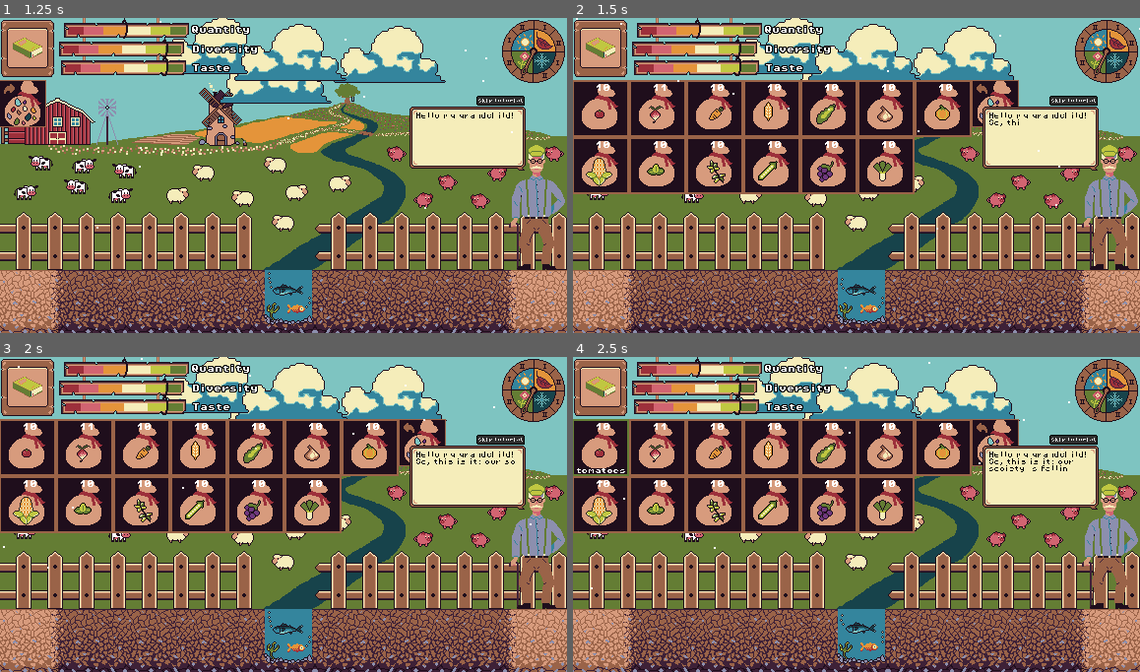
Above: before the commit, frames 1-4 (two rows, left to right).
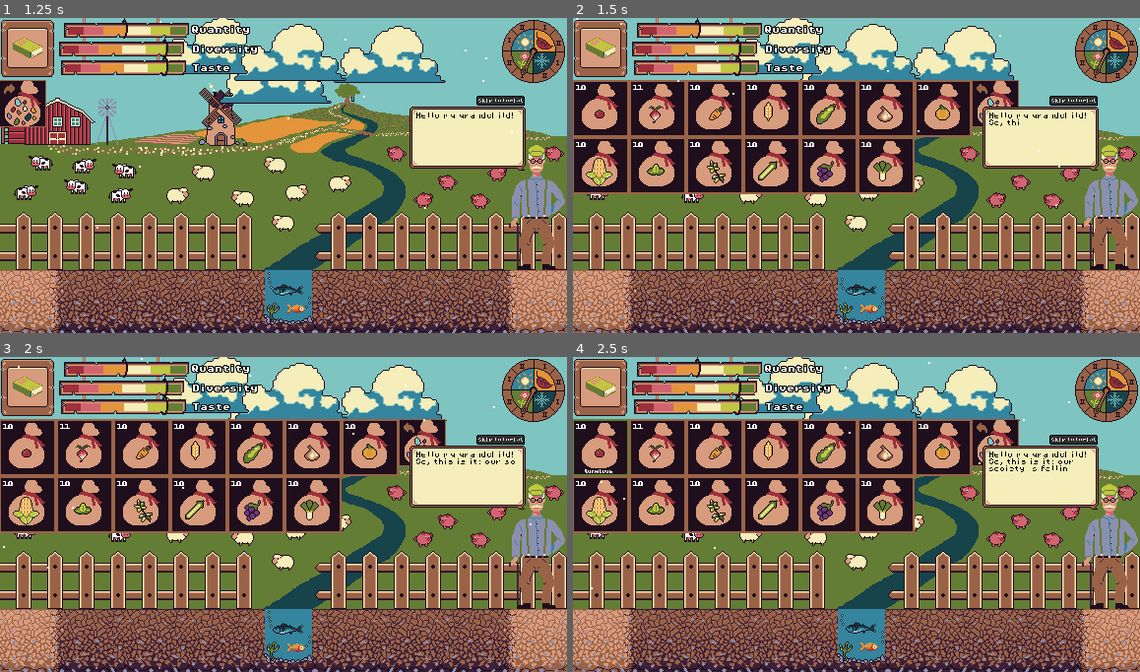
Above: after the commit, the same moments.

Repository: JustAlternate/Regenerative_Game_Jam
Game: Godot game, scene res://Scenes/menu.tscn
Two runs of this game, one before a commit and one after it. Both use one fixed random seed, a clock stepped at 60 frames per second and the inputs below.
Inputs (mouse positions are in pixels of both pictures, inside the frame that each line leads up to):
- Up to frame 1 (1.25 s): click "Play" at 0.5 s
- Up to frame 2 (1.5 s): click (595, 103) at 1.25 s
- Up to frame 3 (2 s): no input
- Up to frame 4 (2.5 s): click "10" at 2 s

Frame 1 is identical in both runs. In frame 2, 0.6% of the frame differs, in the area x 0-67%, y 20-42%; in frame 3, 0.6%; in frame 4, 0.6%.

Commit message:
little fix

Diff:
--- a/Scenes/seed_container.tscn
+++ b/Scenes/seed_container.tscn
@@ -1,33 +1,32 @@
 [gd_scene load_steps=14 format=3 uid="uid://y7p56ox4gd3m"]
 
-[ext_resource type="Texture2D" uid="uid://q826660poqfo" path="res://Assets/sprites/seed_drawer/container_background.png" id="1_qdf2a"]
-[ext_resource type="Texture2D" uid="uid://iypy24yjk1fb" path="res://Assets/sprites/plant/carrot_1.png" id="2_1kcd3"]
+[ext_resource type="Texture2D" uid="uid://bctmb6og8b201" path="res://Assets/sprites/seed_drawer/container_background.png" id="1_qdf2a"]
+[ext_resource type="Texture2D" uid="uid://fhgk07p4pmrr" path="res://Assets/sprites/plant/carrot_1.png" id="2_1kcd3"]
 [ext_resource type="Script" path="res://Scripts/seed_container.gd" id="2_kilvm"]
-[ext_resource type="Texture2D" uid="uid://e5mytk4gvkgx" path="res://Assets/sprites/seed_drawer/container_selected.png" id="2_ndrbk"]
-[ext_resource type="Texture2D" uid="uid://b5m7bonb8boaq" path="res://Assets/Plant/sprite-sac.png" id="4_e1de4"]
-[ext_resource type="PackedScene" path="res://Scenes/sound_pool.tscn" id="5_ljx6v"]
-[ext_resource type="FontFile" uid="uid://bc1k56qxxei71" path="res://fonts/PixelOperatorMono8-Bold.ttf" id="6_4tqxf"]
-[ext_resource type="Texture2D" uid="uid://dyi3lrs0sa2uf" path="res://Assets/Plant/icon/sprite-mais.png" id="6_kpi08"]
-[ext_resource type="AudioStream" uid="uid://dae8s17h0fjy0" path="res://Assets/sfx/seed_bag/seed_bag1.wav" id="6_vhbff"]
-[ext_resource type="AudioStream" uid="uid://15m3udg28gcb" path="res://Assets/sfx/seed_bag/seed_bag2.wav" id="7_mr3pn"]
+[ext_resource type="Texture2D" uid="uid://dcqu7270p1a1g" path="res://Assets/sprites/seed_drawer/container_selected.png" id="2_ndrbk"]
+[ext_resource type="Texture2D" uid="uid://d36s3adq34t8k" path="res://Assets/Plant/sprite-sac.png" id="4_e1de4"]
+[ext_resource type="FontFile" uid="uid://bnbwhpnyrg84f" path="res://fonts/FutilePro.ttf" id="4_qmunb"]
+[ext_resource type="PackedScene" uid="uid://b05j16p7wwoul" path="res://Scenes/sound_pool.tscn" id="5_ljx6v"]
+[ext_resource type="Texture2D" uid="uid://da8cefrkfo8pc" path="res://Assets/Plant/icon/sprite-mais.png" id="6_kpi08"]
+[ext_resource type="AudioStream" uid="uid://c26sgq6cm5a0i" path="res://Assets/sfx/seed_bag/seed_bag1.wav" id="6_vhbff"]
+[ext_resource type="AudioStream" uid="uid://chwgw6ax8w71d" path="res://Assets/sfx/seed_bag/seed_bag2.wav" id="7_mr3pn"]
 
 [sub_resource type="LabelSettings" id="LabelSettings_asshp"]
 line_spacing = 1.0
-font = ExtResource("6_4tqxf")
+font = ExtResource("4_qmunb")
 
 [sub_resource type="Theme" id="Theme_8mflw"]
 
 [sub_resource type="LabelSettings" id="LabelSettings_fklot"]
 line_spacing = 1.0
-font = ExtResource("6_4tqxf")
-font_size = 8
+font = ExtResource("4_qmunb")
 
 [node name="SeedContainer" type="TextureButton"]
 texture_filter = 1
 offset_right = 58.0
 offset_bottom = 58.0
 texture_normal = ExtResource("1_qdf2a")
-texture_focused = ExtResource("2_ndrbk")
+texture_pressed = ExtResource("2_ndrbk")
 script = ExtResource("2_kilvm")
 Seed_Texture = ExtResource("2_1kcd3")
 seed_name = "carrot"
@@ -44,17 +43,16 @@
 offset_bottom = 18.0
 scale = Vector2(0.5, 0.5)
 label_settings = SubResource("LabelSettings_asshp")
-horizontal_alignment = 1
 vertical_alignment = 1
 autowrap_mode = 3
 
 [node name="Label" type="Label" parent="."]
 layout_mode = 0
-offset_left = 2.0
-offset_top = 47.0
-offset_right = 69.0
-offset_bottom = 62.0
-scale = Vector2(0.8, 0.8)
+offset_left = -3.0
+offset_top = 50.0
+offset_right = 147.0
+offset_bottom = 65.0
+scale = Vector2(0.4, 0.4)
 theme = SubResource("Theme_8mflw")
 text = "tomatoes"
 label_settings = SubResource("LabelSettings_fklot")
